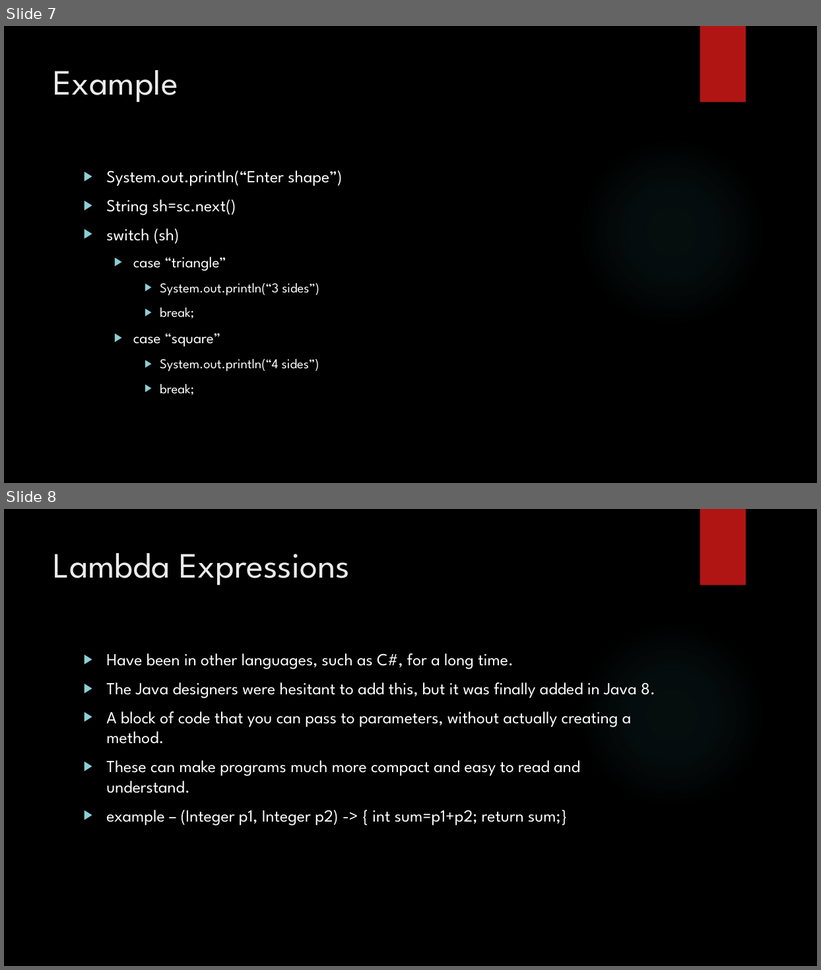
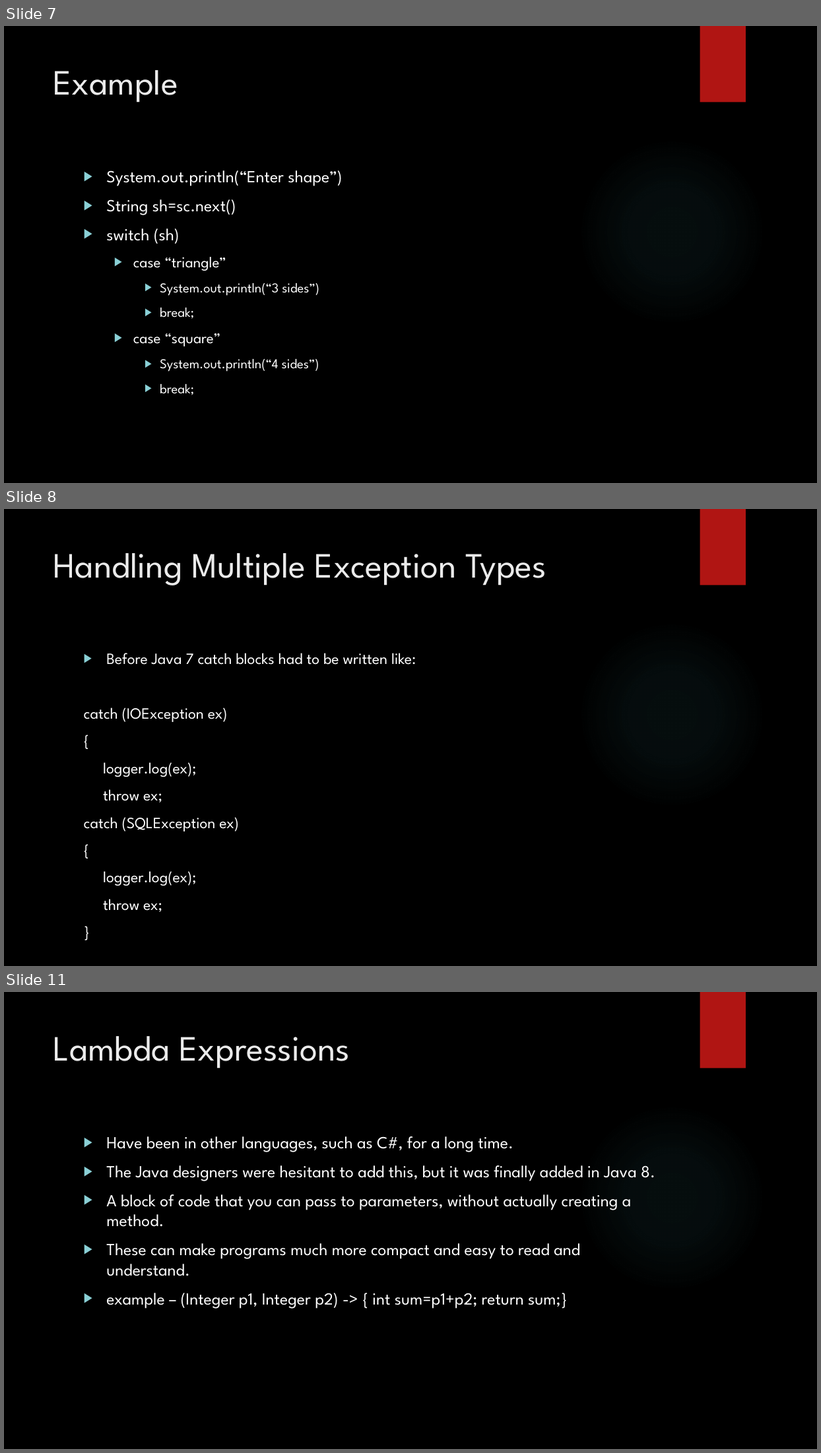
Before and after one commit to loganwrightoit/smartrm_dynamic, a slide deck: New Features of Java 7 and 8.pptx. Shown one above the other, each under a label of ours: slides 7 and 8 before the commit, slides 7, 8 and 11 after it; the slides between them are not shown. The pictures are 821x970 and 821x1453 pixels, drawn with LibreOffice and Linux fonts; fonts in the diff are those of the drawing; background and template pictures are left out. Boxes give left, top, right and bottom in pixels: in the first picture for what was removed or moved away, otherwise in the second. Text is boxed around its words. In the diff, an @@ line names an element or a change of style, - is before the commit and + after.

Commit message:
I added a section about exception handling

```diff
--- a/New Features of Java 7 and 8.pptx
+++ b/New Features of Java 7 and 8.pptx
@@ slide 8 added at (x1=4, y1=509, x2=817, y2=966), background picture (left out); not listed: 2 template elements that a slide beside it also shows @@
@@ title added at (x1=54, y1=553, x2=547, y2=586), 42 pt, text #EBEBEB @@
+Handling Multiple Exception Types
@@ text added at (x1=84, y1=653, x2=416, y2=912), 18.5 pt, text #FFFFFF @@
+▶ Before Java 7 catch blocks had to be written like:
+catch (IOException ex)
+{
+logger.log(ex);
+throw ex;
+catch (SQLException ex)
+{
+logger.log(ex);
+throw ex;
+}
@@ what was slide 8 is now slide 11 @@
```
Also in this commit, not shown: 1 slide changed, 2 other slides added.
